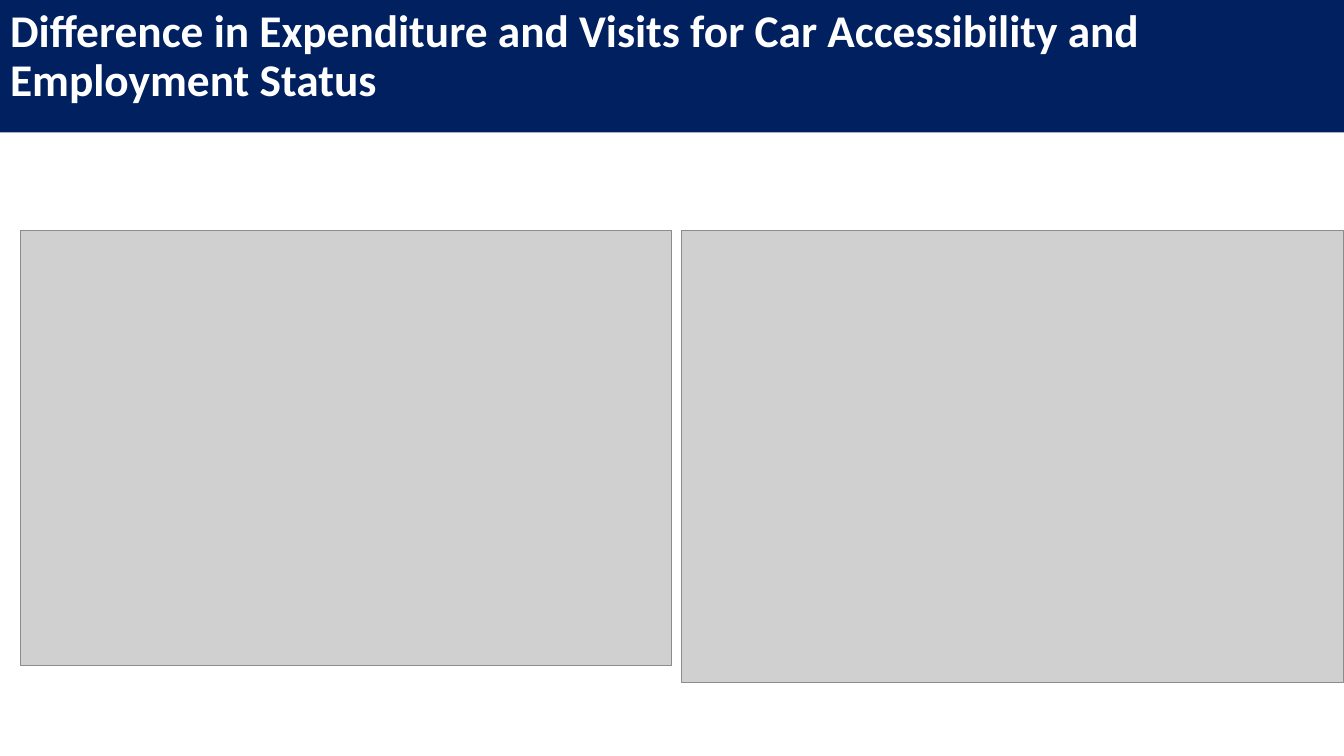
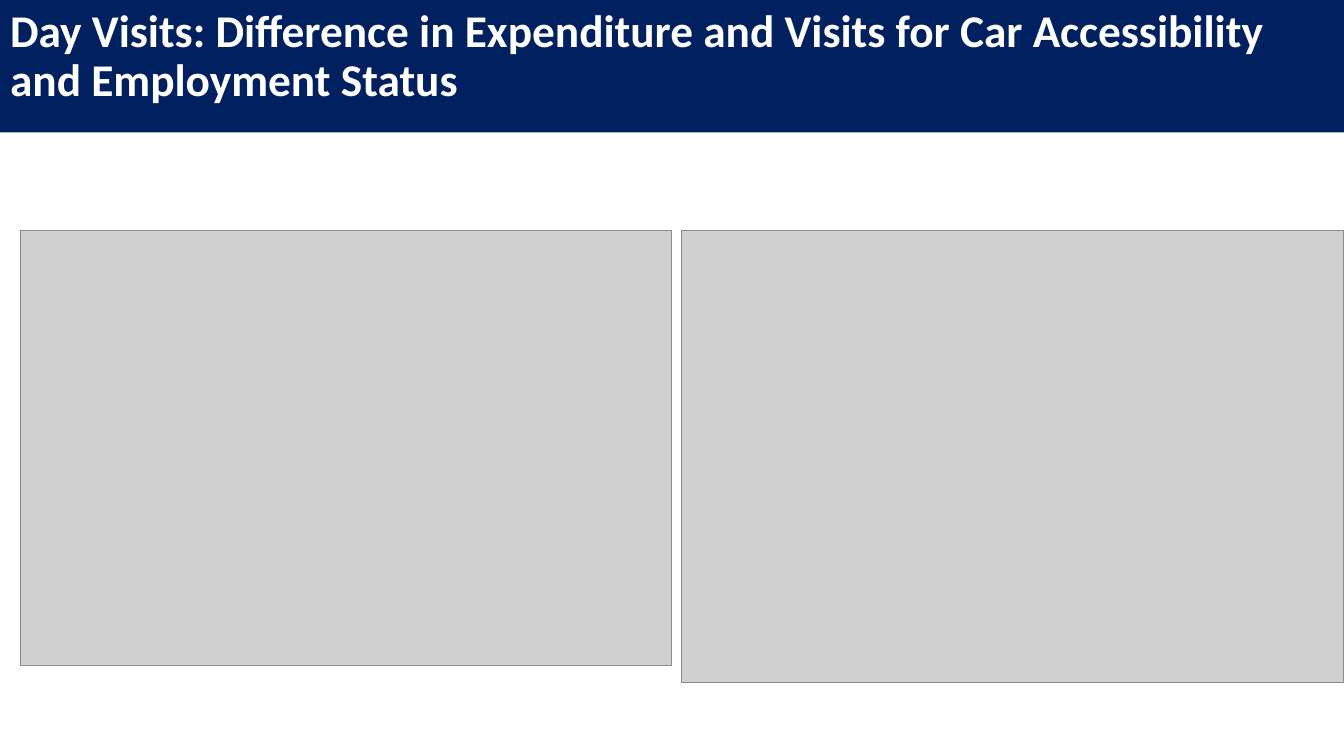
Before and after one commit to barrodea/visit_scotland, a slide deck: slide 6 of Visit Scotland Presentation.pptx. Drawn at 1344x756 pixels with LibreOffice and Linux fonts; fonts in the diff are those of the drawing; grey boxes stand for pictures. Boxes give left, top, right and bottom in pixels: in the first picture for what was removed or moved away, otherwise in the second. Text is boxed around its words. In the diff, an @@ line names an element or a change of style, - is before the commit and + after.

```diff
--- a/Visit Scotland Presentation.pptx
+++ b/Visit Scotland Presentation.pptx
@@ title at bbox=[10, 15, 1263, 103]: text changed @@
-Difference in Expenditure and Visits for Car Accessibility and Employment Status
+Day Visits: Difference in Expenditure and Visits for Car Accessibility and Employment Status
```
Also in this commit, not shown: 7 other slides changed, 1 slide added.
